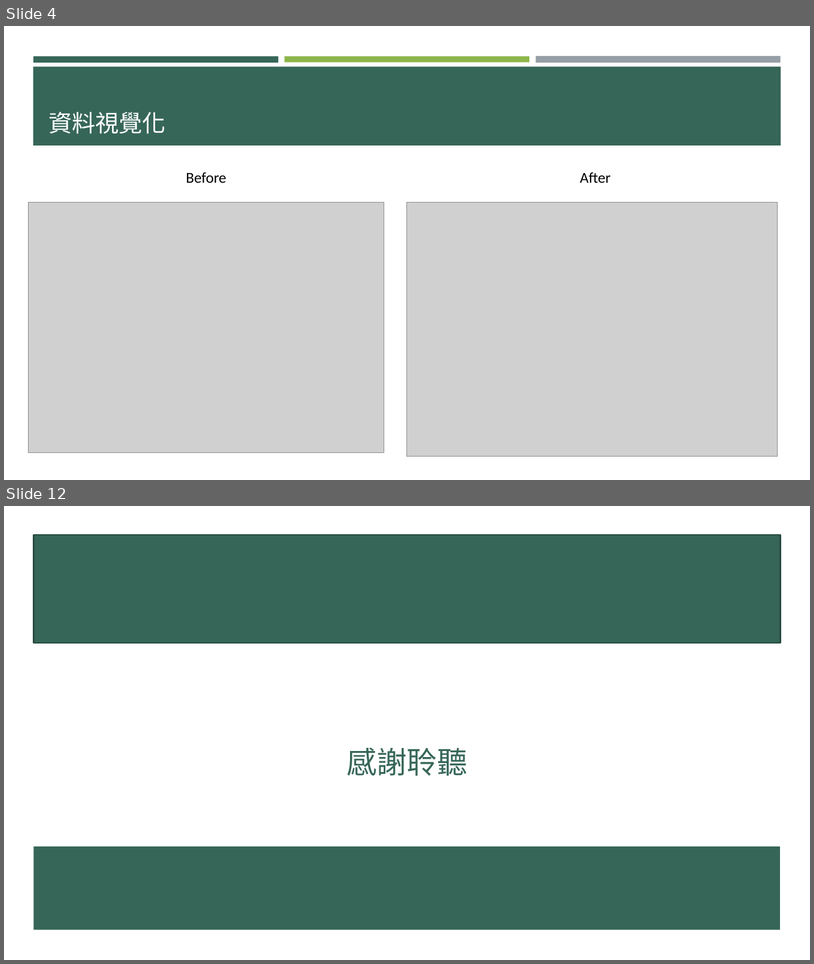
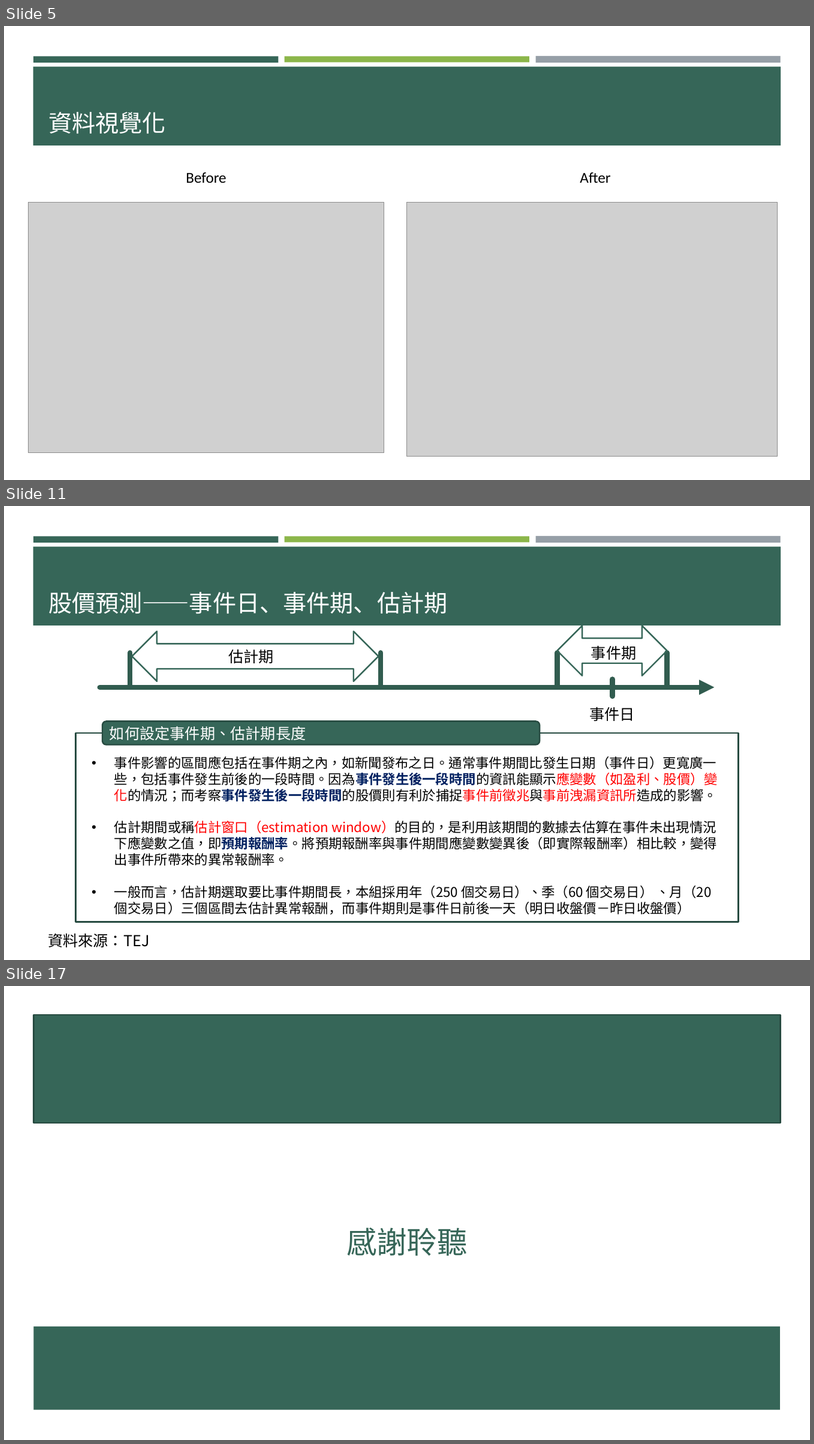
Before and after one commit to p314008dsa/Text-mining, a slide deck: 0610進度報告 .pptx. Shown one above the other, each under a label of ours: slides 4 and 12 before the commit, slides 5, 11 and 17 after it; the slides between them are not shown. The pictures are 814x964 and 814x1444 pixels, drawn with LibreOffice and Linux fonts; fonts in the diff are those of the drawing; grey boxes stand for pictures. Boxes give left, top, right and bottom in pixels: in the first picture for what was removed or moved away, otherwise in the second. Text is boxed around its words. In the diff, an @@ line names an element or a change of style, - is before the commit and + after.

```diff
--- a/0610進度報告 .pptx
+++ b/0610進度報告 .pptx
@@ slide 11 added at (4,506,810,960), background #FFFFFF; not listed: 4 template elements that a slide beside it also shows @@
@@ title added at (48,592,447,614), 28 pt, text #FFFFFF @@
+股價預測——事件日、事件期、估計期
@@ left right arrow added at (132,631,379,681), outline #366658 1.75 pt @@
@@ left right arrow added at (558,626,668,676), outline #366658 1.75 pt @@
@@ text added at (228,649,274,663), 18 pt, text #000000 @@
+估計期
@@ text added at (591,645,637,660), 18 pt, text #000000 @@
+事件期
@@ group added at (99,652,715,696): 5 lines, 1 arrow @@
@@ rounded rectangle added at (102,721,540,745), fill #366658, outline #284B41 1.75 pt, 18 pt, text #FFFFFF @@
+如何設定事件期、估計期長度
@@ text added at (590,706,635,721), 18 pt, text #000000 @@
+事件日
@@ rectangle added at (76,733,739,922), outline #284B41 1.75 pt @@
@@ text added at (114,756,717,915), 16 pt, text #000000 @@
+• 事件影響的區間應包括在事件期之內，如新聞發布之日。通常事件期間比發生日期（事件日）更寬廣一些，包括事件發生前後的一段時間。因為事件發生後一段時間的資訊能顯示應變數（如盈利、股價）變化的情況；而考察事件發生後一段時間的股價則有利於捕捉事件前徵兆與事前洩漏資訊所造成的影響。
+• 估計期間或稱估計窗口（estimation window）的目的，是利用該期間的數據去估算在事件未出現情況下應變數之值，即預期報酬率。將預期報酬率與事件期間應變數變異後（即實際報酬率）相比較，變得出事件所帶來的異常報酬率。
+• 一般而言，估計期選取要比事件期間長，本組採用年（250 個交易日）、季（60 個交易日） 、月（20 個交易日）三個區間去估計異常報酬，而事件期則是事件日前後一天（明日收盤價－昨日收盤價）
@@ text added at (48,933,149,947), 18 pt, text #000000 @@
+資料來源：TEJ
@@ what was slide 4 is now slide 5 @@
@@ what was slide 12 is now slide 17 @@
```
Also in this commit, not shown: 7 slides changed, 5 other slides added, 1 slide removed.
